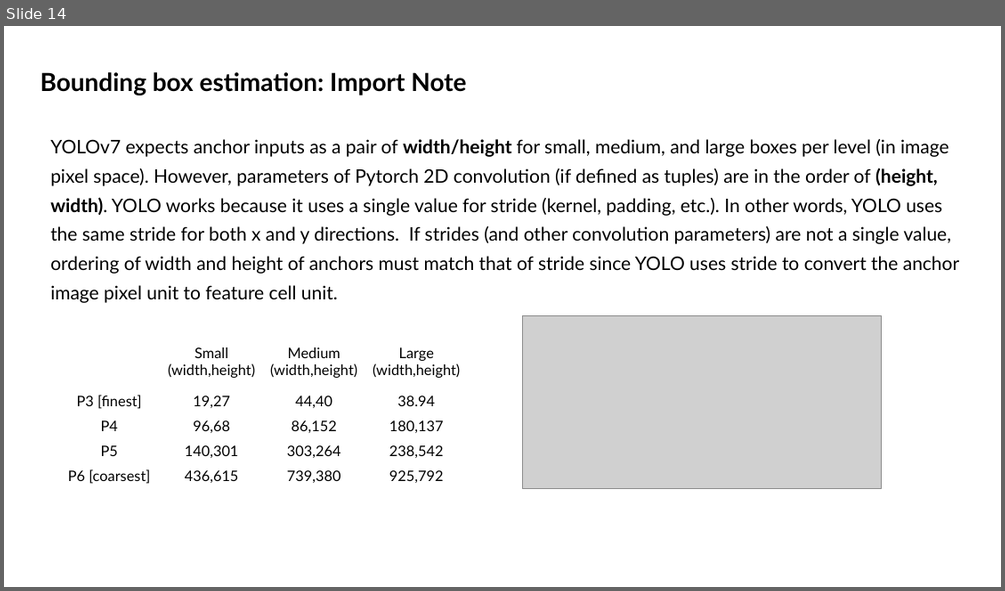
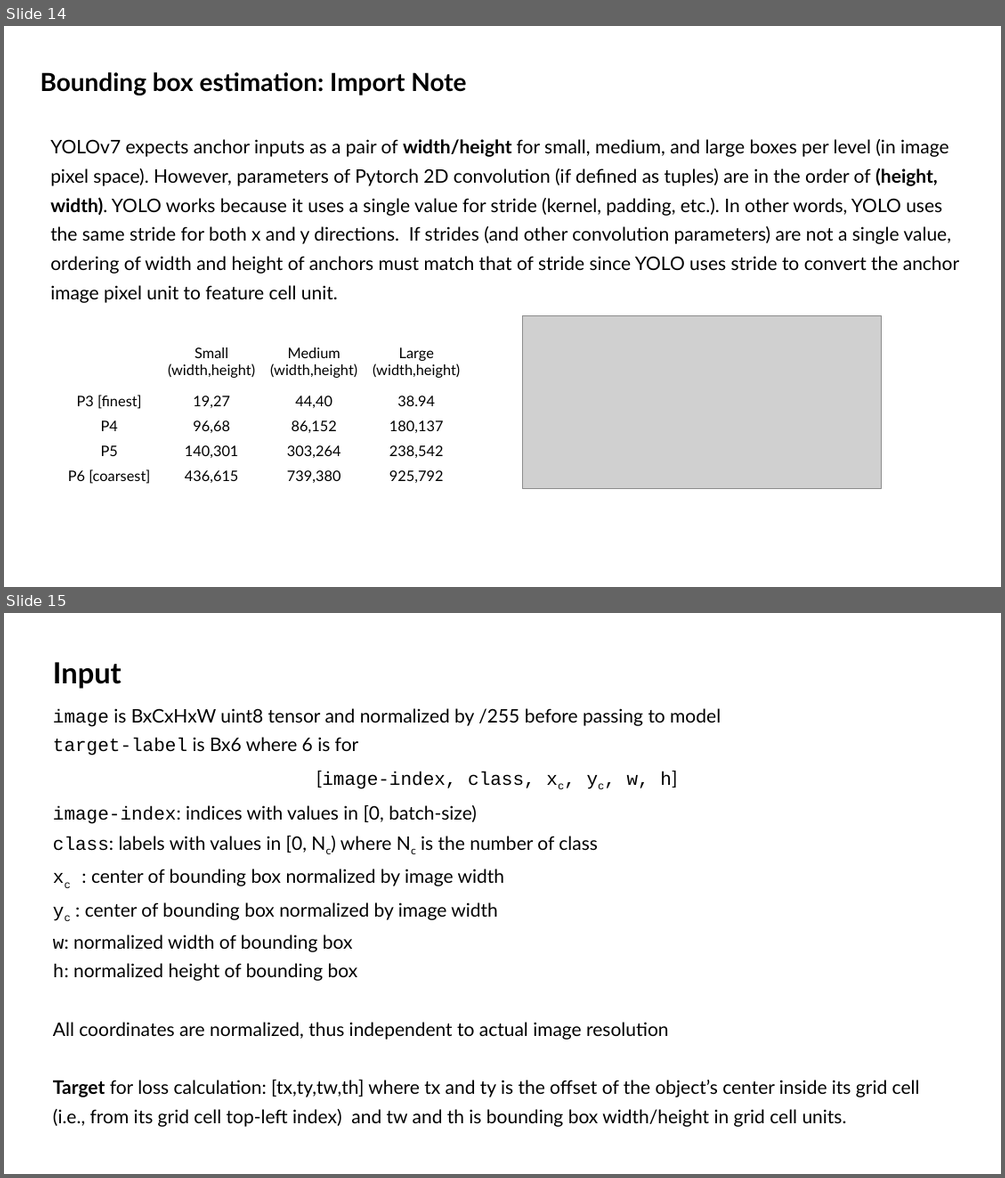
Before and after one commit to s-reaungamornrat/video_processing, a slide deck: yolov7/doc/networks.pptx. Shown one above the other, each under a label of ours: slide 14 before the commit, slides 14 and 15 after it. The pictures are 1005x591 and 1005x1178 pixels, drawn with LibreOffice and Linux fonts; fonts in the diff are those of the drawing; grey boxes stand for pictures. Boxes give left, top, right and bottom in pixels: in the first picture for what was removed or moved away, otherwise in the second. Text is boxed around its words. In the diff, an @@ line names an element or a change of style, - is before the commit and + after.

Commit message:
dev: yolov7/loss: study yolo loss

```diff
--- a/yolov7/doc/networks.pptx
+++ b/yolov7/doc/networks.pptx
@@ slide 15 added at (4,613,1001,1174), background #FFFFFF @@
@@ text added at (53,662,121,689), 28 pt, text #000000, bold @@
+Input
@@ text added at (53,708,920,1127), 18 pt, text #000000 @@
+image is BxCxHxW uint8 tensor and normalized by /255 before passing to model
+target-label is Bx6 where 6 is for
+[image-index, class, xc, yc, w, h]
+image-index: indices with values in [0, batch-size)
+class: labels with values in [0, Nc) where Nc is the number of class
+xc : center of bounding box normalized by image width
+yc : center of bounding box normalized by image width
+w: normalized width of bounding box
+h: normalized height of bounding box
+All coordinates are normalized, thus independent to actual image resolution
+Target for loss calculation: [tx,ty,tw,th] where tx and ty is the offset of the object’s center inside its grid cell (i.e., from its grid cell top-left index) and tw and th is bounding box width/height in grid cell units.
```
Also in this commit, not shown: 1 other slide added, 9 other files.
